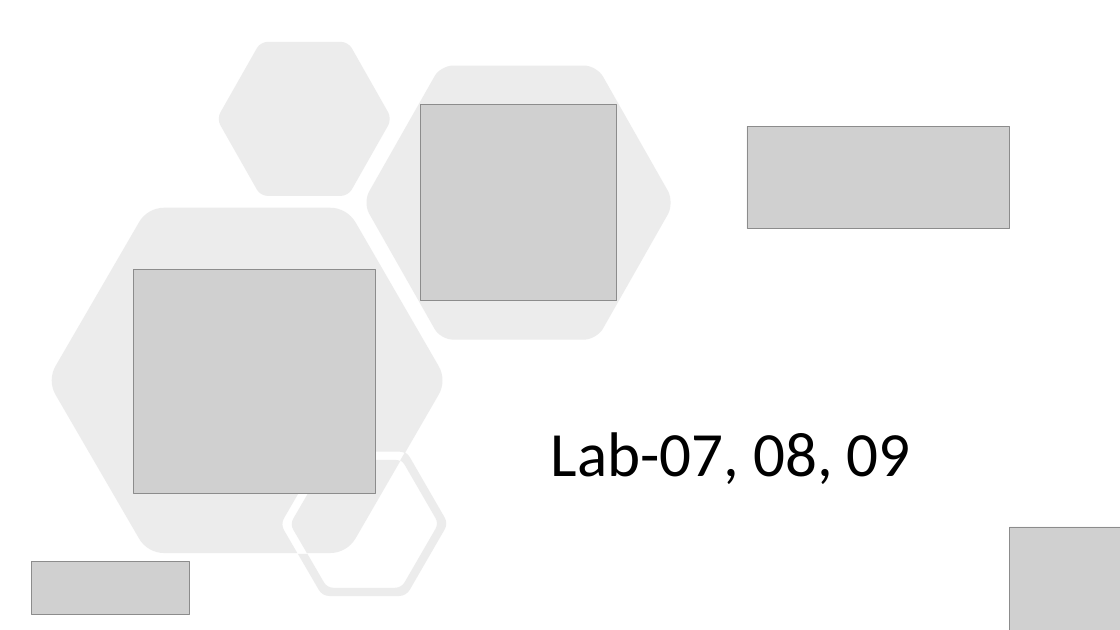
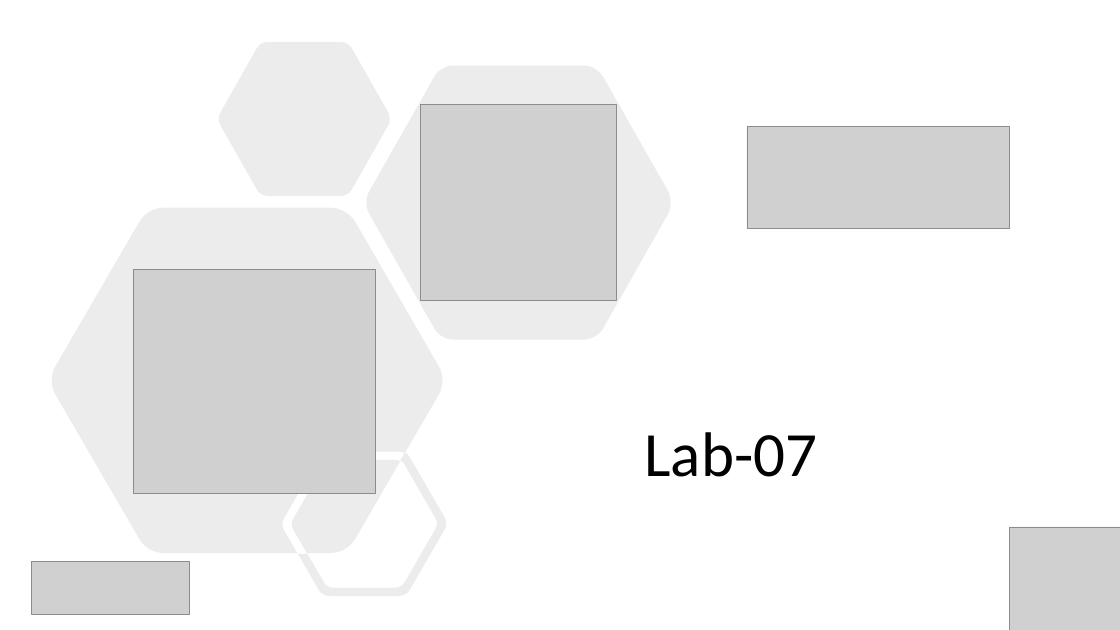
Before and after one commit to Infrastructure-AsCode/aks-101, a slide deck: slide 39 of slides/k8s-101.pptx (slide 53 before the commit). Drawn at 1120x630 pixels with LibreOffice and Linux fonts; fonts in the diff are those of the drawing; grey boxes stand for pictures. Boxes give left, top, right and bottom in pixels: in the first picture for what was removed or moved away, otherwise in the second. Text is boxed around its words. In the diff, an @@ line names an element or a change of style, - is before the commit and + after.

```diff
--- a/slides/k8s-101.pptx
+++ b/slides/k8s-101.pptx
@@ text at box(644, 432, 817, 477): text changed @@
-Lab-07, 08, 09
+Lab-07
```
Also in this commit, not shown: 6 other slides changed, 27 slides added, 2 slides removed, 19 other files.
